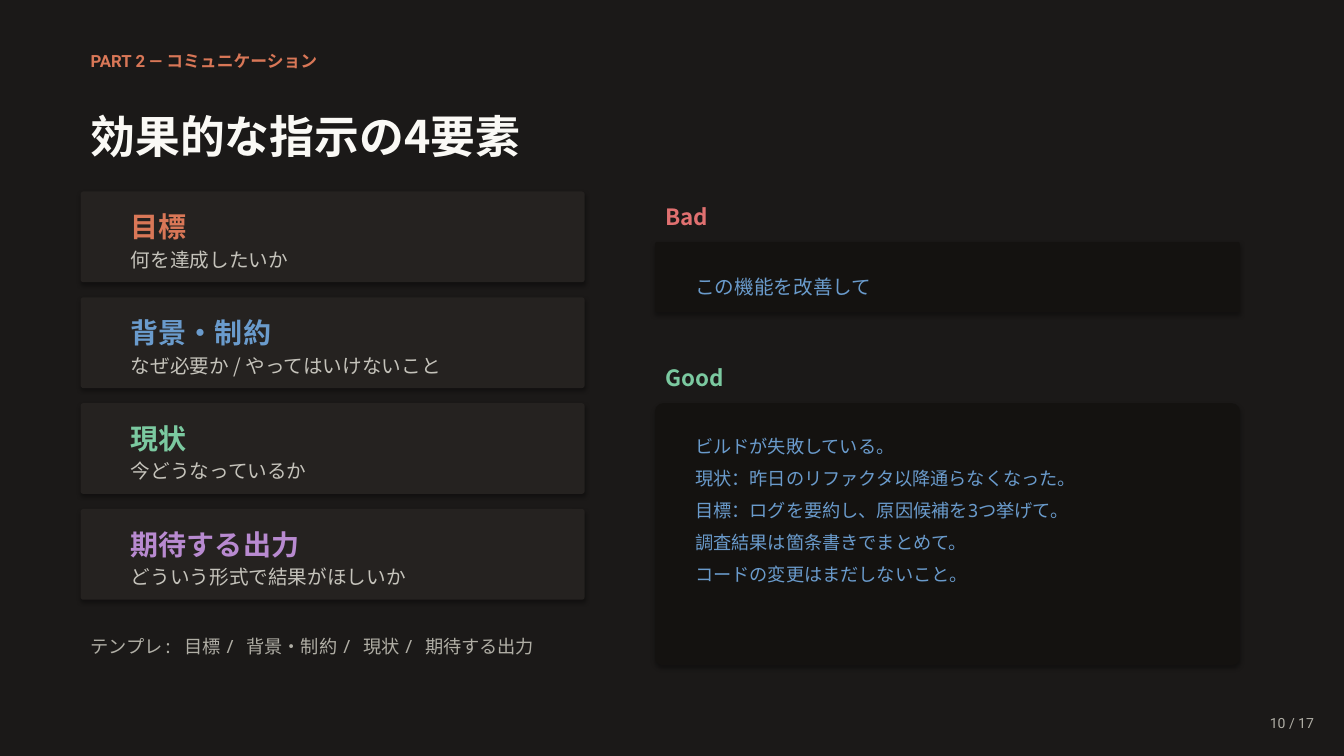
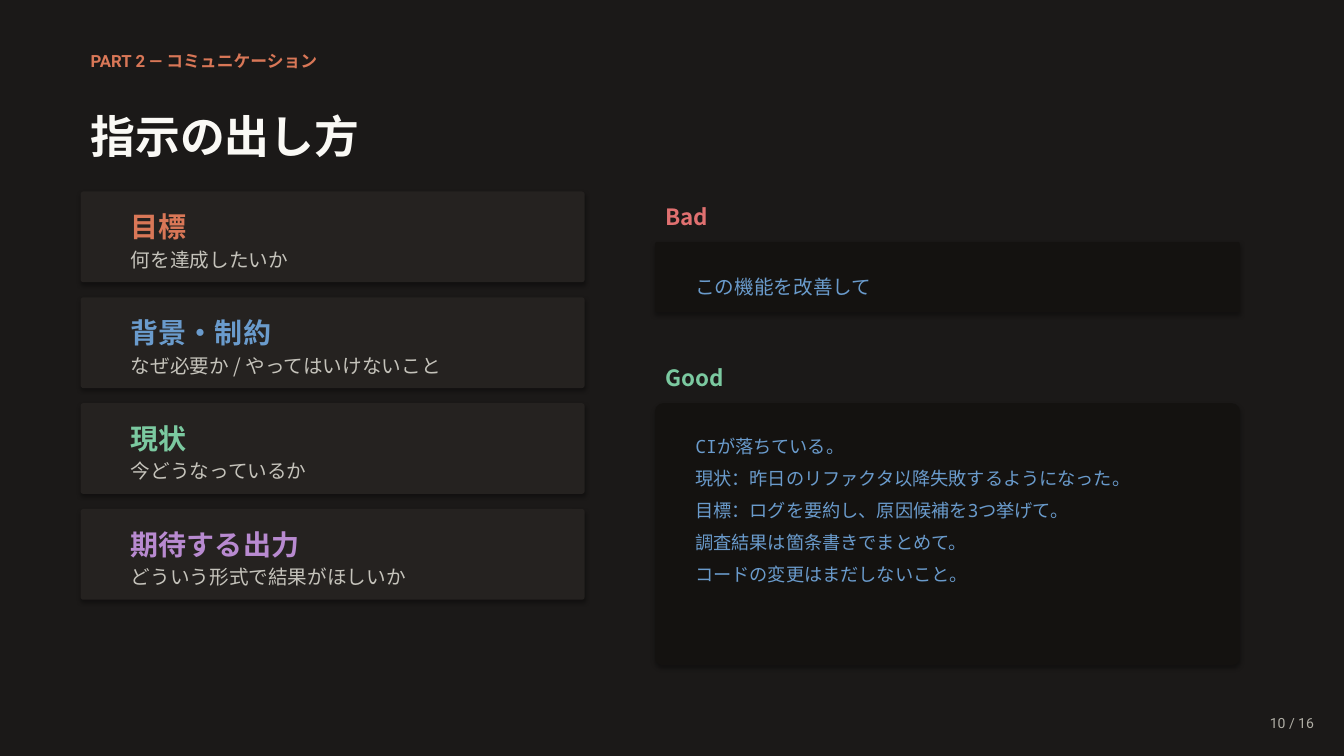
Before and after one commit to Ischca/zenn, a slide deck: slide 10 of slides/session1.pptx. Drawn at 1344x756 pixels with LibreOffice and Linux fonts; fonts in the diff are those of the drawing. Boxes give left, top, right and bottom in pixels: in the first picture for what was removed or moved away, otherwise in the second. Text is boxed around its words. In the diff, an @@ line names an element or a change of style, - is before the commit and + after.

```diff
--- a/slides/session1.pptx
+++ b/slides/session1.pptx
@@ text at bbox=[91, 114, 360, 157]: text changed @@
-効果的な指示の4要素
+指示の出し方
@@ text at bbox=[695, 437, 1130, 487]: text changed @@
-ビルドが失敗している。
-現状：昨日のリファクタ以降通らなくなった。
+CIが落ちている。
+現状：昨日のリファクタ以降失敗するようになった。
@@ text removed at bbox=[91, 637, 534, 655] @@
-テンプレ: 目標 / 背景・制約 / 現状 / 期待する出力
@@ text at bbox=[1270, 718, 1314, 728]: text changed @@
-10 / 17
+10 / 16
```
Also in this commit, not shown: 13 other slides changed, 1 slide added, 2 slides removed, 1 other file.
